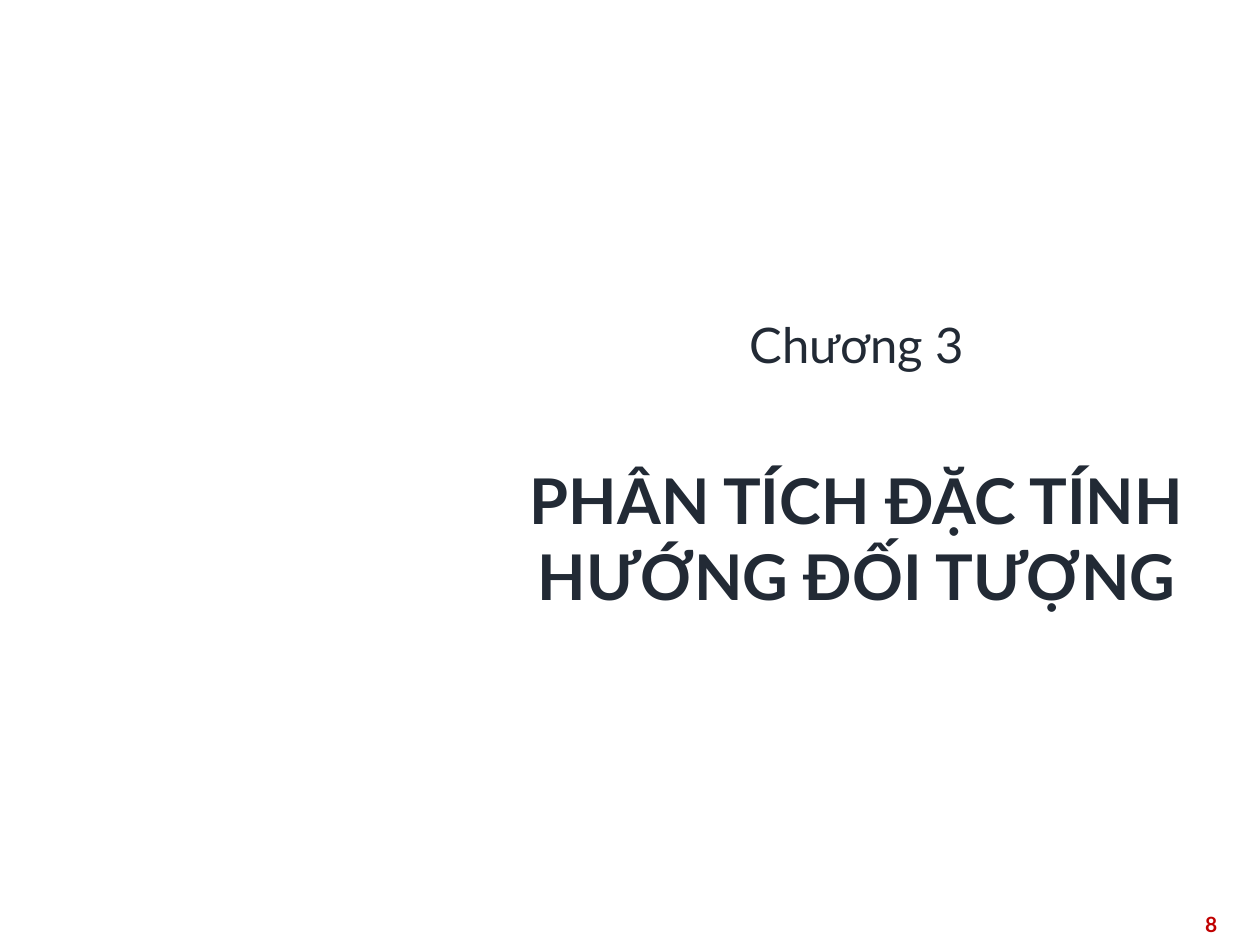
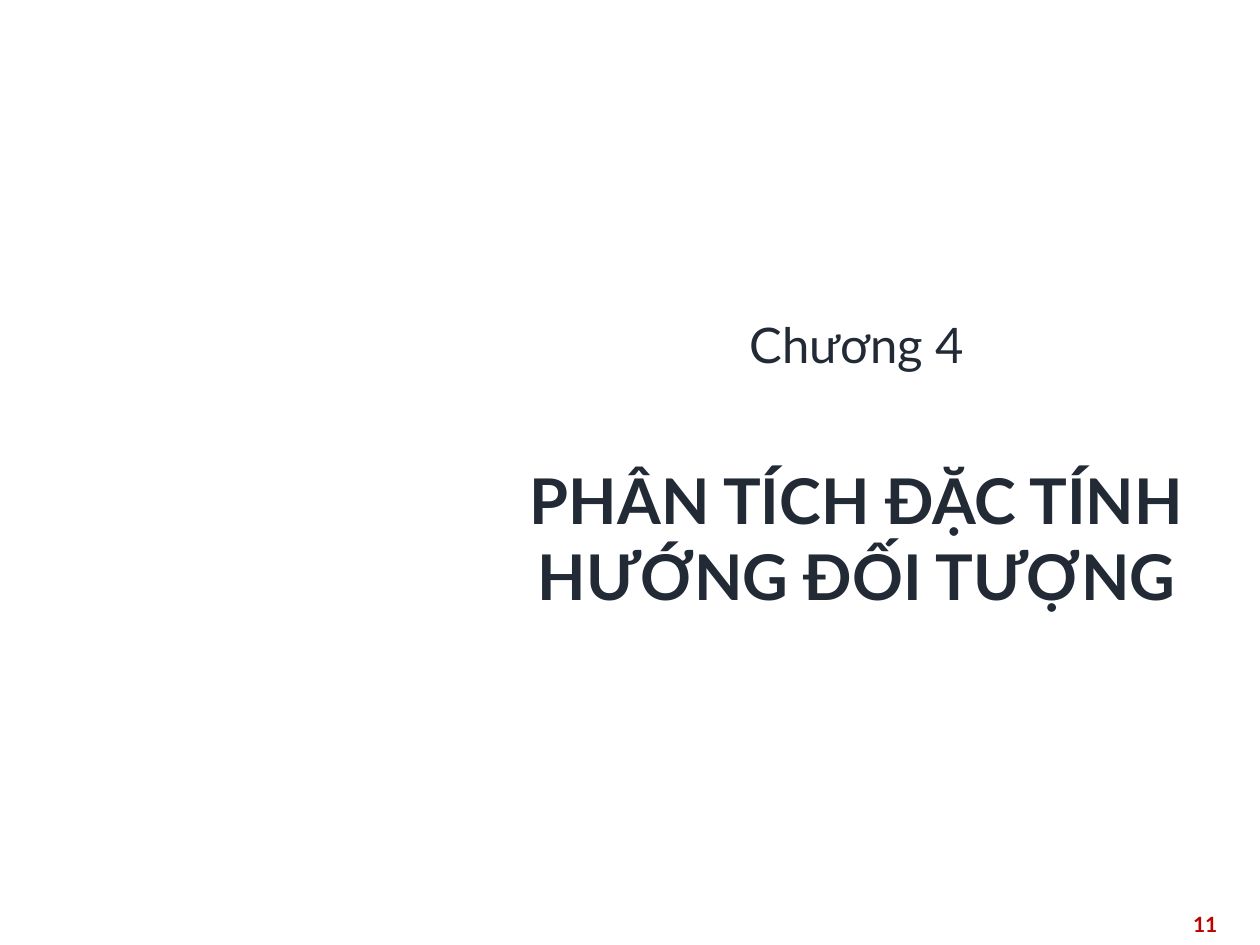
Before and after one commit to hkgkhanh/OOP-Final-Project, a slide deck: slide 11 of report/slide.pptx (slide 8 before the commit). Drawn at 1260x945 pixels with LibreOffice and Linux fonts; fonts in the diff are those of the drawing; background and template pictures are left out. Boxes give left, top, right and bottom in pixels: in the first picture for what was removed or moved away, otherwise in the second. Text is boxed around its words. In the diff, an @@ line names an element or a change of style, - is before the commit and + after.

```diff
--- a/report/slide.pptx
+++ b/report/slide.pptx
@@ text at (749,327,963,372): text changed @@
-Chương 3
+Chương 4
@@ page number at (1193,916,1217,932): text changed @@
-8
+11
```
Also in this commit, not shown: 6 other slides changed, 1 slide added.
